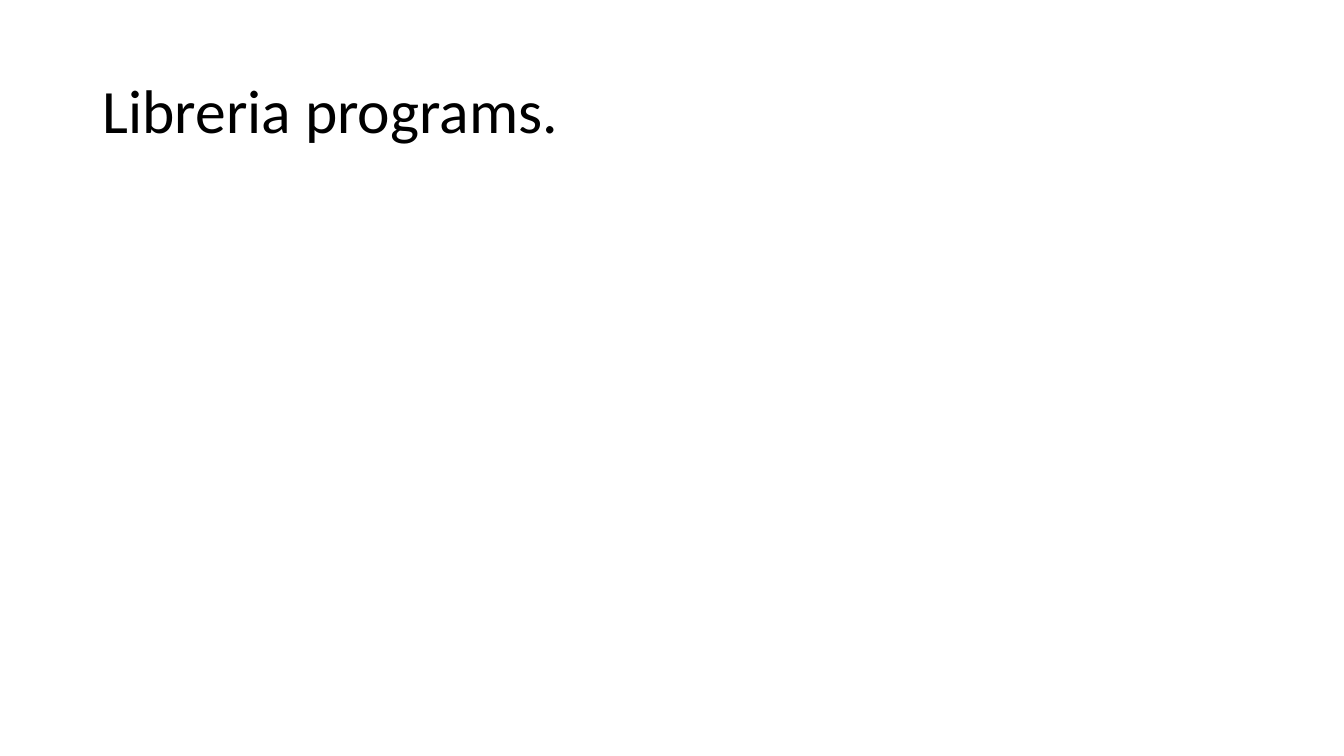
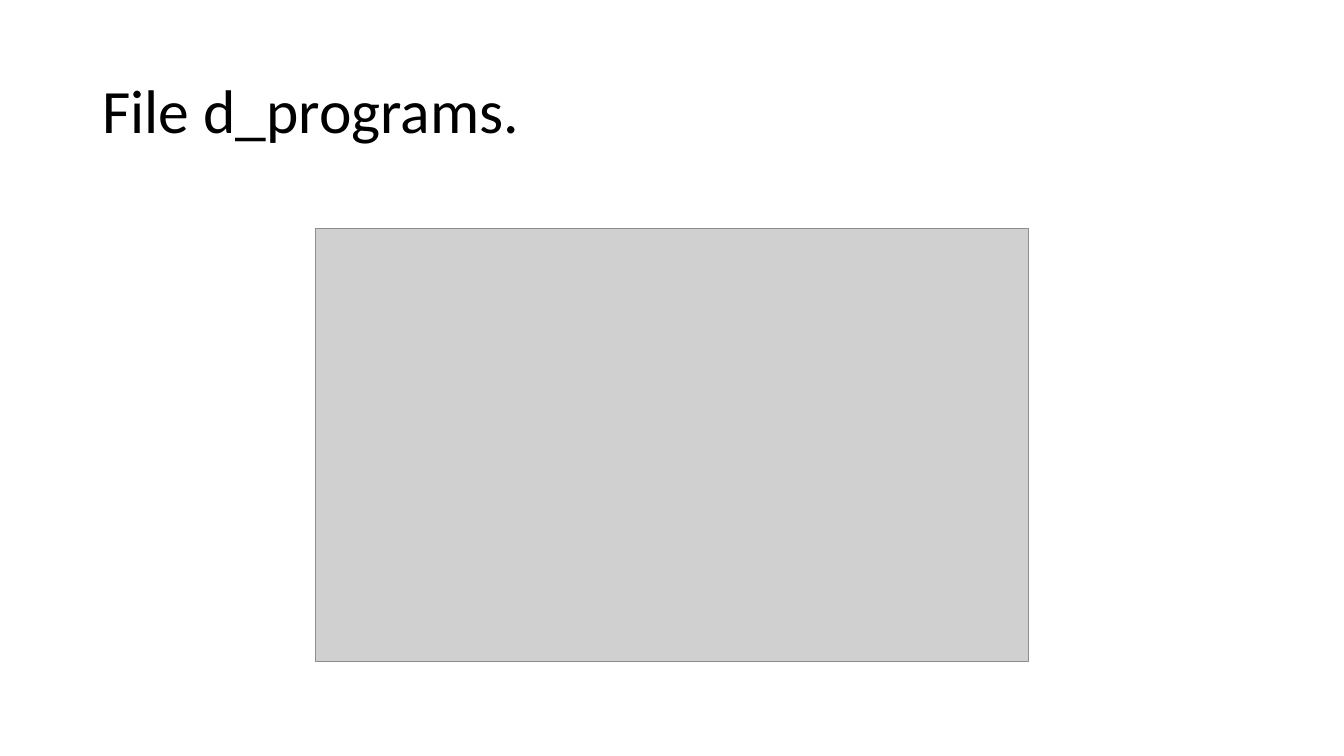
Before and after one commit to filippofinke/reaction-time-training, a slide deck: slide 13 of Presentations/Presentazione.pptx (slide 12 before the commit). Drawn at 1344x756 pixels with LibreOffice and Linux fonts; fonts in the diff are those of the drawing; grey boxes stand for pictures. Boxes give left, top, right and bottom in pixels: in the first picture for what was removed or moved away, otherwise in the second. Text is boxed around its words. In the diff, an @@ line names an element or a change of style, - is before the commit and + after.

```diff
--- a/Presentations/Presentazione.pptx
+++ b/Presentations/Presentazione.pptx
@@ title at (102,90,519,144): text changed @@
-Libreria programs.
+File d_programs.
@@ picture added at (316,229,1028,662) @@
```
Also in this commit, not shown: 2 other slides changed, 2 slides added, 3 other files.
